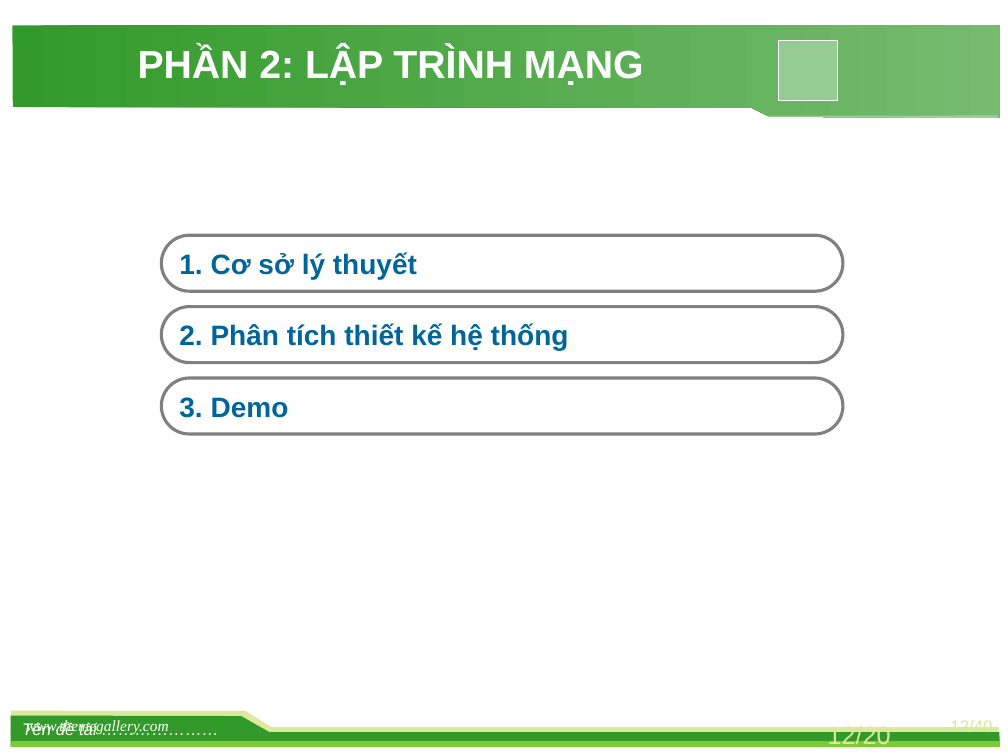
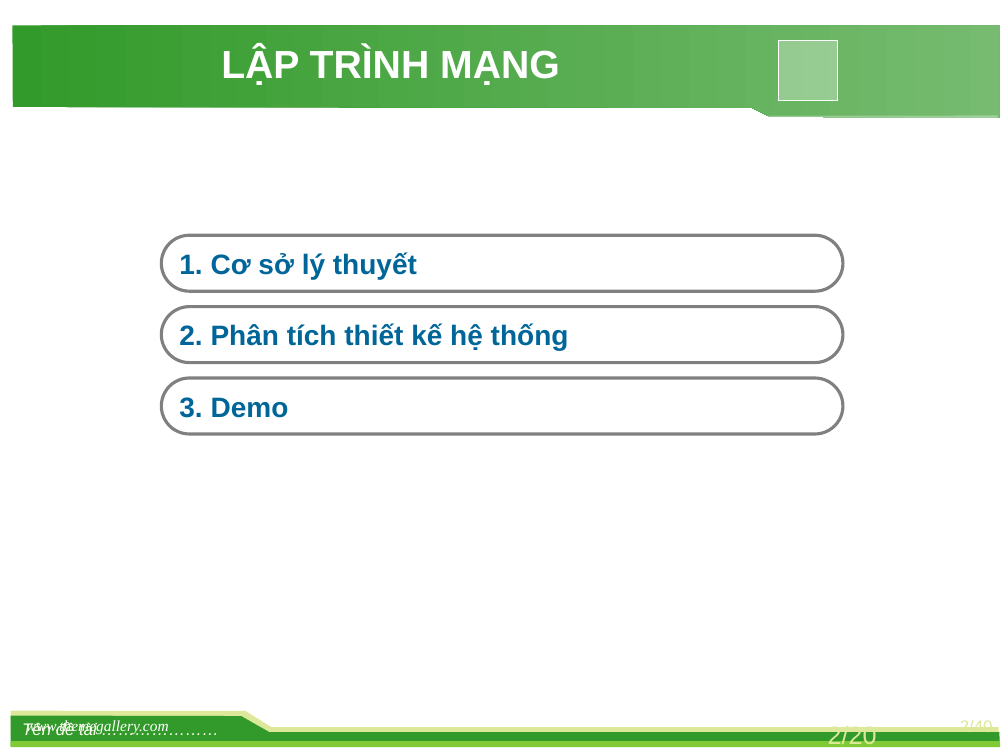
Before and after one commit to ThuNguyen2510/PipeLineChat_NetworkPrograming, a slide deck: slide 2 of DOANMANG/slide/Slide_DACSNM.pptx (slide 12 before the commit). Drawn at 1008x756 pixels with LibreOffice and Linux fonts; fonts in the diff are those of the drawing; background and template pictures are left out. Boxes give left, top, right and bottom in pixels: in the first picture for what was removed or moved away, otherwise in the second. Text is boxed around its words. In the diff, an @@ line names an element or a change of style, - is before the commit and + after.

```diff
--- a/DOANMANG/slide/Slide_DACSNM.pptx
+++ b/DOANMANG/slide/Slide_DACSNM.pptx
@@ text at bbox=[221, 47, 560, 85]: text changed @@
-PHẦN 2: LẬP TRÌNH MẠNG
+LẬP TRÌNH MẠNG
@@ page number at bbox=[960, 719, 993, 737]: text changed @@
-12/40
+2/40
@@ page number at bbox=[828, 724, 877, 750]: text changed @@
-12/20
+2/20
```
Also in this commit, not shown: 2 other slides changed, 10 slides removed.
